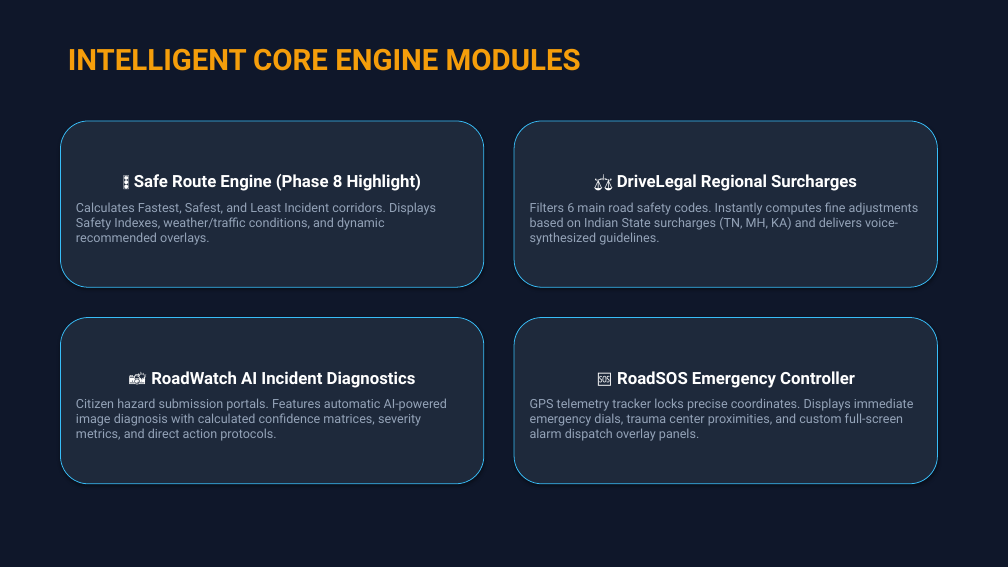
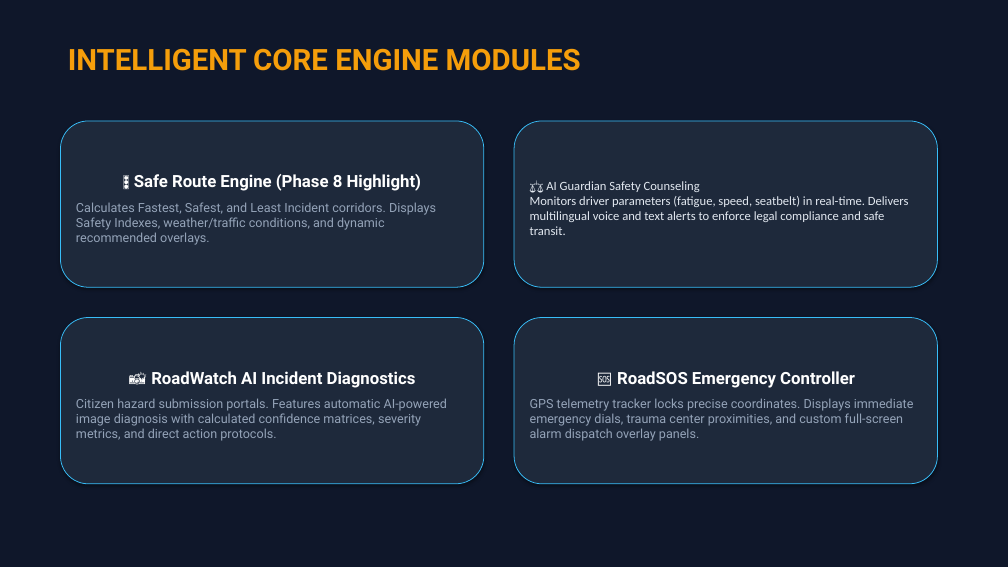
Before and after one commit to Ajayrathod04/RaastaSense, a slide deck: slide 12 of RaastaSense_Hackathon_Presentation.pptx (slide 4 before the commit). Drawn at 1008x567 pixels with LibreOffice and Linux fonts; fonts in the diff are those of the drawing. Boxes give left, top, right and bottom in pixels: in the first picture for what was removed or moved away, otherwise in the second. Text is boxed around its words. In the diff, an @@ line names an element or a change of style, - is before the commit and + after.

Commit message:
hackathon-upgrades: fix Map coordinates, correct speedometer types, integrate 10-city Analytics dashboard, add AI Guardian assistant page, and update submission assets

```diff
--- a/RaastaSense_Hackathon_Presentation.pptx
+++ b/RaastaSense_Hackathon_Presentation.pptx
@@ text in rounded rectangle at <box>530,181,909,235</box>: text changed; font Roboto to Calibri; text colour #94A3B8 to #E2E8F0 @@
-⚖️ DriveLegal Regional Surcharges
-Filters 6 main road safety codes. Instantly computes fine adjustments based on Indian State surcharges (TN, MH, KA) and delivers voice-synthesized guidelines.
+⚖️ AI Guardian Safety Counseling
+Monitors driver parameters (fatigue, speed, seatbelt) in real-time. Delivers multilingual voice and text alerts to enforce legal compliance and safe transit.
```
Also in this commit, not shown: 2 other slides changed, 11 slides added, 9 other files.
